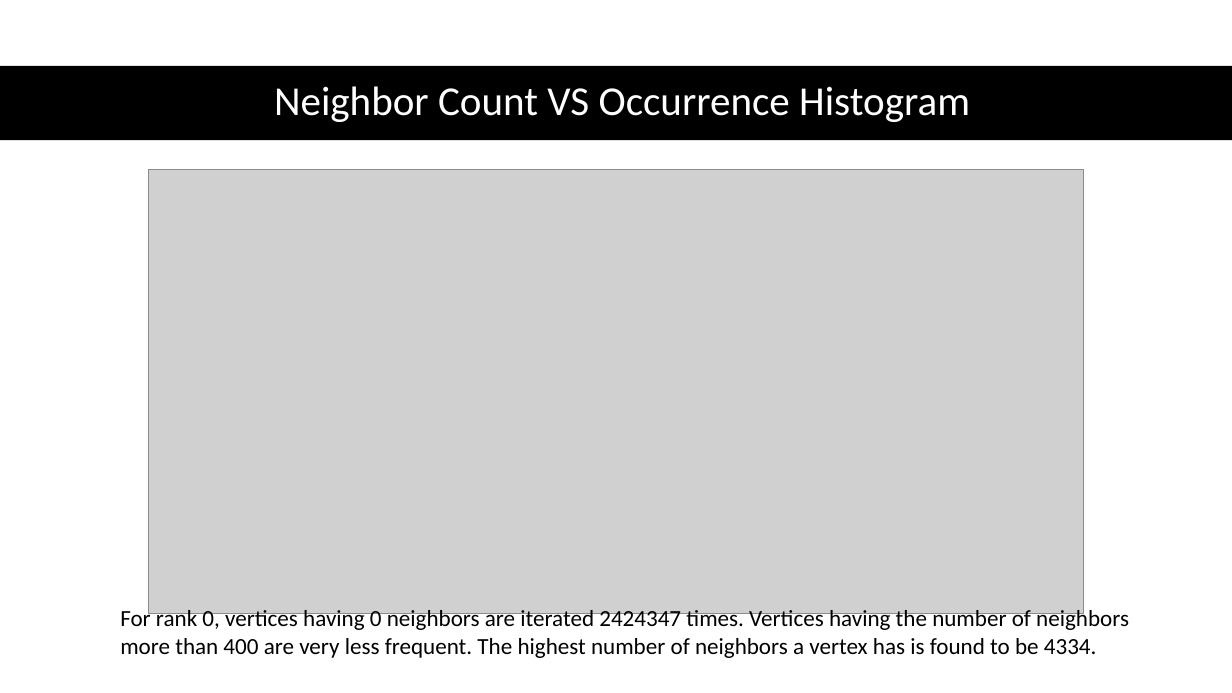
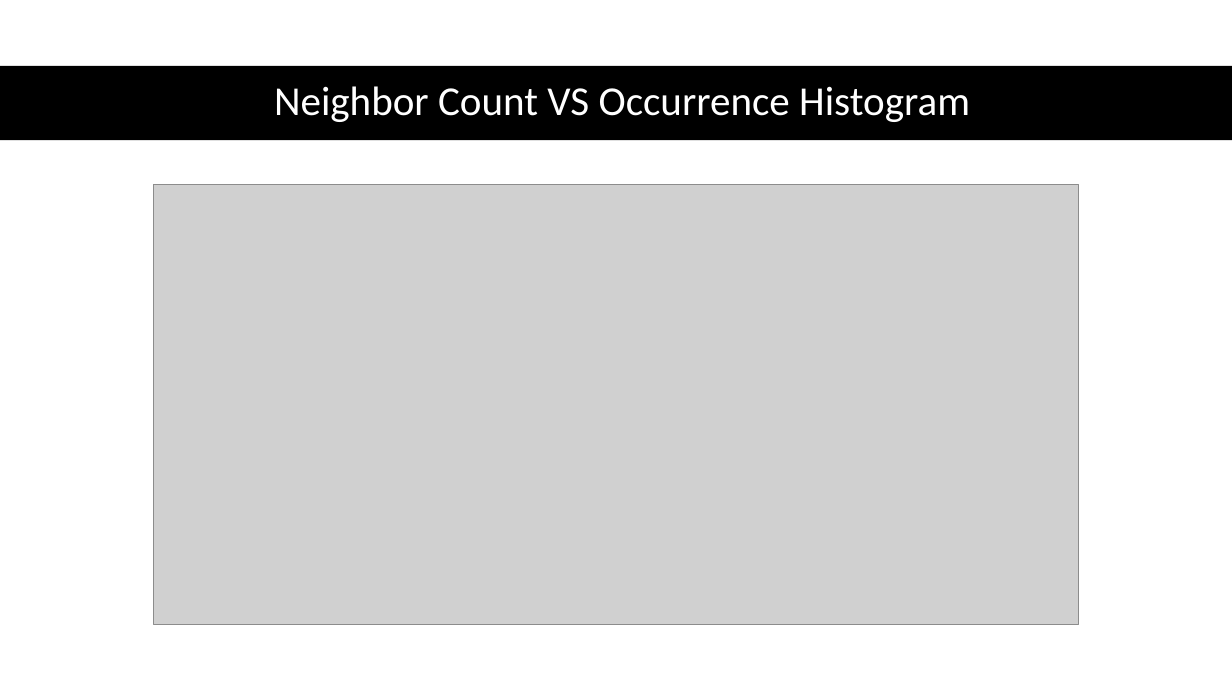
Before and after one commit to jshalf/P38-IUSG-Graphs, a slide deck: slide 9 of Faysal/Weekly_Meeting_210430.pptx. Drawn at 1232x693 pixels with LibreOffice and Linux fonts; fonts in the diff are those of the drawing; grey boxes stand for pictures. Boxes give left, top, right and bottom in pixels: in the first picture for what was removed or moved away, otherwise in the second. Text is boxed around its words. In the diff, an @@ line names an element or a change of style, - is before the commit and + after.

Commit message:
Correcting the histogram plots of the presenation slides of April 25 and April 30. Uploading the slides of the meeting on May 07

```diff
--- a/Faysal/Weekly_Meeting_210430.pptx
+++ b/Faysal/Weekly_Meeting_210430.pptx
@@ picture: place and size @@
-picture at <box>149,169,1084,614</box>
+picture at <box>153,185,1080,625</box>
@@ text removed at <box>120,607,1129,658</box> @@
-For rank 0, vertices having 0 neighbors are iterated 2424347 times. Vertices having the number of neighbors more than 400 are very less frequent. The highest number of neighbors a vertex has is found to be 4334.
```
Also in this commit, not shown: 3 other slides changed, 2 other files.
